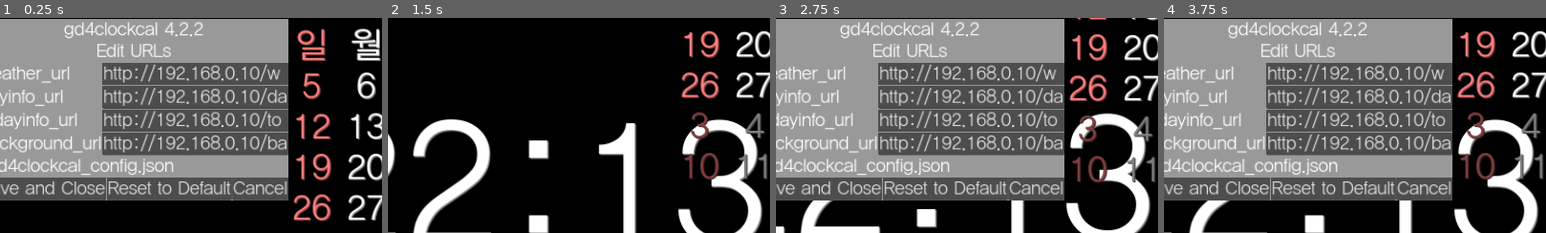
Above: before the commit, frames 1-4 (left to right).
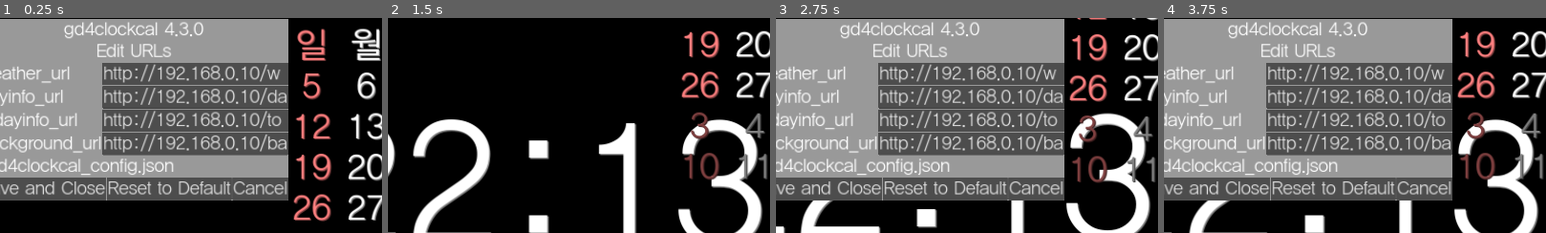
Above: after the commit, the same moments.

Repository: kasworld/gd4clockcal
Game: Godot game, scene res://main.tscn
Same seed, same stepped clock (60 frames per second), same inputs: the game is played once before the commit and once after it.
Inputs (mouse positions are % of the whole screen's width and height, from its top left):
- Up to frame 1 (0.25 s): no input
- Up to frame 2 (1.5 s): tap Enter at 0.5, 0.6, 1.35 s; move the mouse to (72, 45) at 0.52 s; hold Up 0.53-1.28 s; click (72, 45) at 0.67 s; tap Space at 0.77 s; move the mouse to (30, 55) at 1.27 s
- Up to frame 3 (2.75 s): tap Space at 1.52 s; move the mouse to (60, 28) at 2.02 s; hold Up from 2.03 s (still down); tap Enter at 2.1 s
- Up to frame 4 (3.75 s): move the mouse to (45, 70) at 2.77 s; tap Enter at 2.85, 3.6 s; click (45, 70) at 2.92 s; tap Space at 3.02 s; move the mouse to (80, 65) at 3.52 s; release Up at 3.53 s
The pictures show only the part of the screen within x 13-63%, y 33-83%; the shares and areas given below are measured in that part.

The runs differ from the first frame. In frame 1, 0.1% of the frame differs, in the area x 47-54%, y 3-8%; in frame 2, nothing differs; in frame 3, 0.1%; in frame 4, 0.1%.
Error in both runs: Attempt to call function 'store_line' in base 'null instance' on a null instance. (res://config.gd:29)

Commit message:
update version

Diff:
--- a/config.gd
+++ b/config.gd
@@ -10,7 +10,7 @@
 	]
 
 var config = {
-	version_key : "gd4clockcal 4.2.2",
+	version_key : "gd4clockcal 4.3.0",
 	"weather_url" : "http://192.168.0.10/weather.txt",
 	"dayinfo_url" : "http://192.168.0.10/dayinfo.txt",
 	"todayinfo_url" : "http://192.168.0.10/todayinfo.txt",
